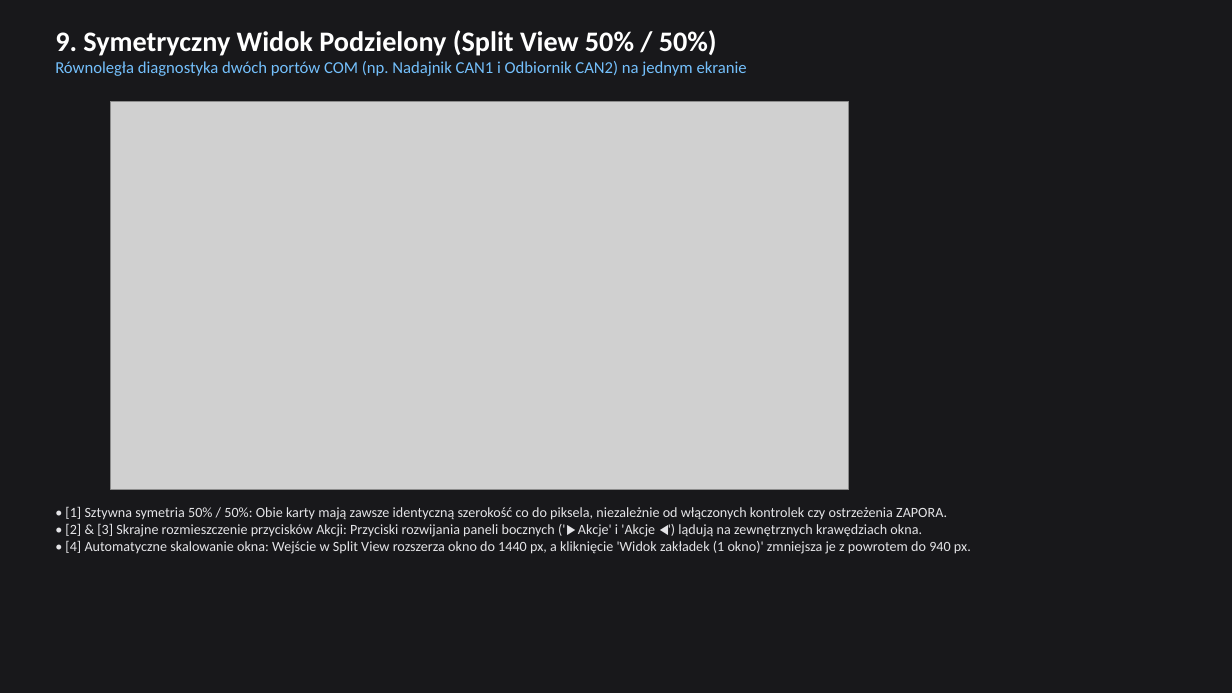
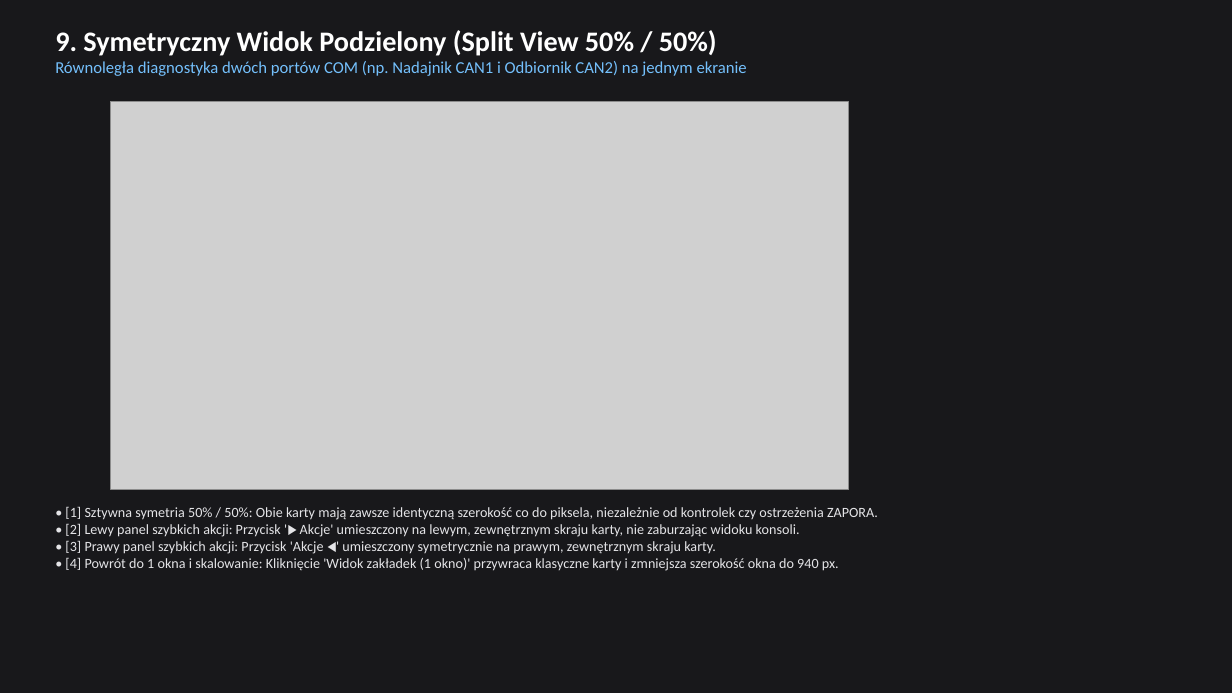
Before and after one commit to hymix/serial_commander, a slide deck: slide 9 of build_docs/Serial_Commander_Prezentacja.pptx. Drawn at 1232x693 pixels with LibreOffice and Linux fonts; fonts in the diff are those of the drawing; grey boxes stand for pictures. Boxes give left, top, right and bottom in pixels: in the first picture for what was removed or moved away, otherwise in the second. Text is boxed around its words. In the diff, an @@ line names an element or a change of style, - is before the commit and + after.

Commit message:
feat(v1.8.0): akcje Query i Step, liczniki {CNT}, przycisk Stop oraz aktualizacja dokumentacji
- Typ przycisku Query (Request-Response z timeoutem i pomiarem czasu w ms)
- Typ przycisku Step (przełącznik wielostanowy z tabelą kroków)
- Dynamiczne liczniki kroczące {CNT} i {SEQ} z pomocnikiem szablonów i walidatorem CAN
- Przycisk Stop (N) zatrzymujący wszystkie aktywne pętle Trigger
- Aktualizacja INSTRUKCJA.md, build_docs.py (slajdy 12-13) oraz dołączenie zrzutów ekranu

```diff
--- a/build_docs/Serial_Commander_Prezentacja.pptx
+++ b/build_docs/Serial_Commander_Prezentacja.pptx
@@ text at [65,506,878,571]: text changed @@
-• [1] Sztywna symetria 50% / 50%: Obie karty mają zawsze identyczną szerokość co do piksela, niezależnie od włączonych kontrolek czy ostrzeżenia ZAPORA.
-• [2] & [3] Skrajne rozmieszczenie przycisków Akcji: Przyciski rozwijania paneli bocznych ('▶ Akcje' i 'Akcje ◀') lądują na zewnętrznych krawędziach okna.
-• [4] Automatyczne skalowanie okna: Wejście w Split View rozszerza okno do 1440 px, a kliknięcie 'Widok zakładek (1 okno)' zmniejsza je z powrotem do 940 px.
+• [1] Sztywna symetria 50% / 50%: Obie karty mają zawsze identyczną szerokość co do piksela, niezależnie od kontrolek czy ostrzeżenia ZAPORA.
+• [2] Lewy panel szybkich akcji: Przycisk '▶ Akcje' umieszczony na lewym, zewnętrznym skraju karty, nie zaburzając widoku konsoli.
+• [3] Prawy panel szybkich akcji: Przycisk 'Akcje ◀' umieszczony symetrycznie na prawym, zewnętrznym skraju karty.
+• [4] Powrót do 1 okna i skalowanie: Kliknięcie 'Widok zakładek (1 okno)' przywraca klasyczne karty i zmniejsza szerokość okna do 940 px.
```
Also in this commit, not shown: 4 other slides changed, 1 slide added, 9 other files.
